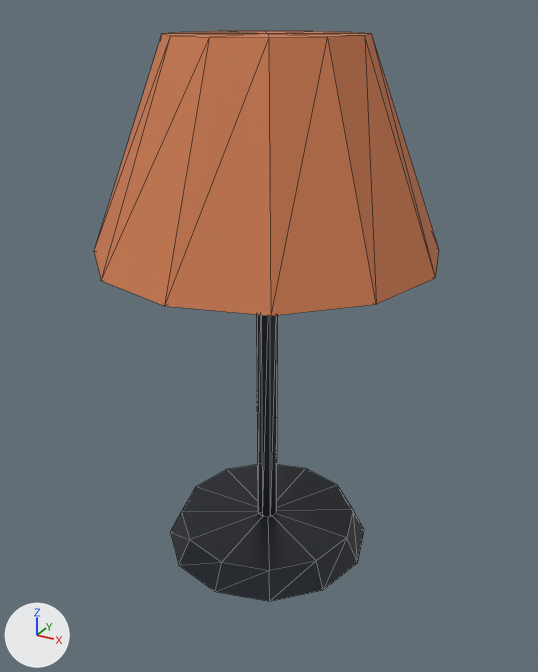
Before and after pictures for a commit that changed the glTF model assets/furniture/lampara_ar/lampara_ar.glb.
The view is the same before and after, from a camera (50 mm lens) standing at (0.242, -0.437, 0.394) and looking at (0.004, -0.004, 0.178). Arrows for +X, +Y and +Z are at lower left; the lights stay in place. The picture after the commit comes second. Mesh edges are drawn as thin lines. Vertices at exactly the same position are counted once.

The scene before the commit, as lines of its bpy script (objects in view):
```python
me_lampara = bpy.data.meshes.new('Lampara')
me_lampara.from_pydata(...)  # 69 vertices, 128 faces; spans x -0.12..0.12, y -0.12..0.12, z 0.0..0.38
# faces by material slot: [80, 48]
me_lampara.materials.append(mat_metal_oscuro)  # dark grey #30353c
me_lampara.materials.append(mat_pantalla_terracota)  # orange #ce7c50
ob_lampara = bpy.data.objects.new('Lampara', me_lampara)
ob_lampara.location = (0.0, 0.0, 0.0)
```
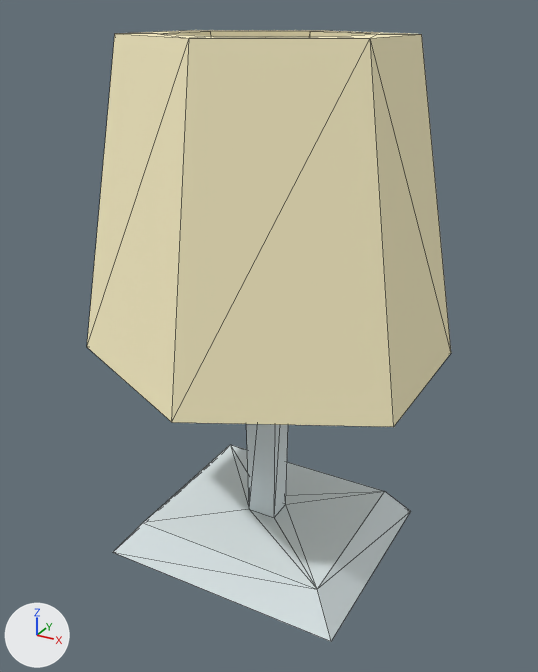
Location of each change, [x1, y1, x2, y2] in pixels of the pictures (538 x 672 px):
'Lampara', reshaped, moved, recoloured (7% taller)
    before: [94, 31, 439, 601]
    after: [87, 30, 451, 641]
part 1 of me_lampara, added (beige)
    after: [87, 30, 451, 427]
part 2 of me_lampara, built on
    before: [94, 31, 439, 601]
    after: [113, 424, 411, 641]

The edits, one by one:
Material 'lamp' (mat_lamp) is new.
Its base color is (1.0, 0.914, 0.588) (beige #fff5ca).
Its roughness is 1.0.
Material 'metal' (mat_metal) is new.
Its base color is (0.741, 0.823, 0.84) (white #dfeaec).
Its roughness is 1.0.
me_lampara is used by ob_lampara; location (0.0, 0.0, 0.0).
me_lampara had 69 vertices, 128 faces and spanned x -0.12..0.12, y -0.12..0.12, z 0.0..0.38.
me_lampara no longer uses material mat_metal_oscuro (dark grey #30353c).
me_lampara no longer uses material mat_pantalla_terracota (orange #ce7c50).
me_lampara now has 40 vertices, 76 faces and spans x -0.016..0.136, y -0.028..0.148, z 0.0..0.314.
me_lampara part 1: a new loose piece of 24 vertices spanning x -0.016..0.136, y -0.028..0.148, z 0.136..0.314, in mat_lamp (beige #fff5ca).
Part 2, on me_lampara:
68 vertices are removed from x -0.12..0.12, y -0.12..0.12, z 0.0..0.38.
128 faces are deleted.
15 vertices are added at x 0.0..0.12, y 0.0..0.12, z 0.0..0.215.
28 new faces join them, mat_metal (white #dfeaec).
me_lampara gains material mat_metal (white #dfeaec).
me_lampara gains material mat_lamp (beige #fff5ca).
In object 'Lampara' (ob_lampara), parent is now set to ob_fit.
Object 'Fit' (ob_fit) is new.
Its location is (-0.0947, -0.082, 0.0).
Its scale is (1.58, 1.37, 1.21).
